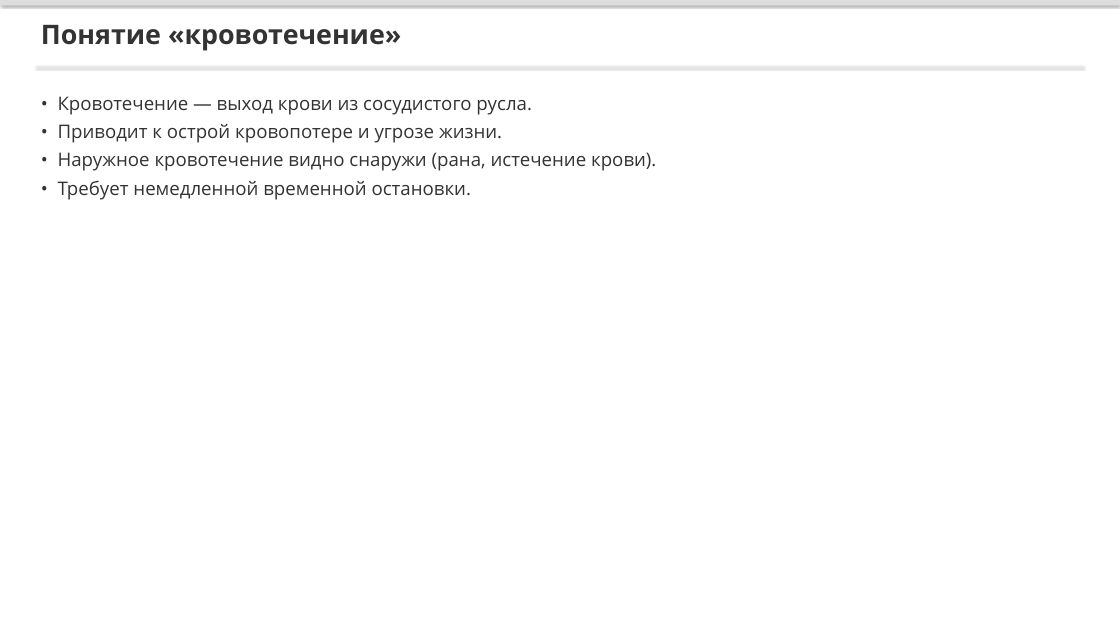
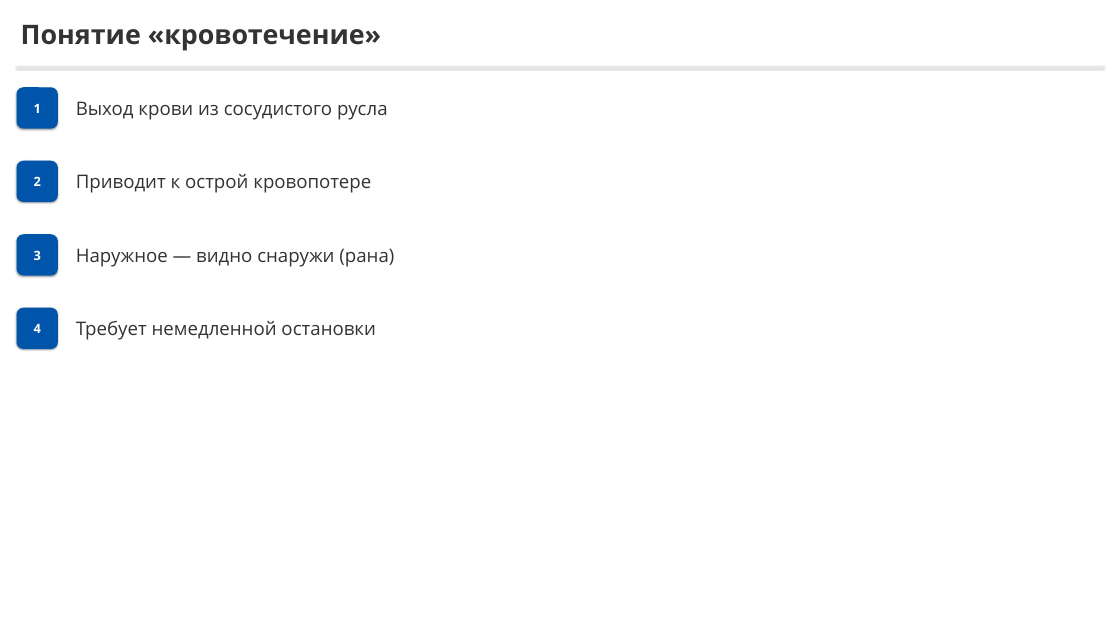
Before and after one commit to lysakalenushka-hash/-, a slide deck: slide 3 of tema2_bleeding/Кровотечение_и_обзорный_осмотр.pptx. Drawn at 1120x630 pixels with LibreOffice and Linux fonts; fonts in the diff are those of the drawing. Boxes give left, top, right and bottom in pixels: in the first picture for what was removed or moved away, otherwise in the second. Text is boxed around its words. In the diff, an @@ line names an element or a change of style, - is before the commit and + after.

```diff
--- a/tema2_bleeding/Кровотечение_и_обзорный_осмотр.pptx
+++ b/tema2_bleeding/Кровотечение_и_обзорный_осмотр.pptx
@@ rectangle removed at (0,0,1120,5) @@
@@ text "Понятие «кровотечение»": place and size @@
-text "Понятие «кровотечение»" at (41,25,401,51)
+text "Понятие «кровотечение»" at (21,25,381,51)
@@ rectangle: place and size @@
-rectangle at (37,67,1083,68)
+rectangle at (16,67,1103,68)
@@ rounded rectangle added at (16,87,58,129), fill #0055AA @@
@@ text added at (34,104,41,113), 22 pt, text #FFFFFF, bold @@
+1
@@ text removed at (58,96,656,200) @@
-• Кровотечение — выход крови из сосудистого русла.
-• Приводит к острой кровопотере и угрозе жизни.
-• Наружное кровотечение видно снаружи (рана, истечение крови).
-• Требует немедленной временной остановки.
@@ text added at (76,101,388,120), 32 pt, text #333333 @@
+Выход крови из сосудистого русла
@@ rounded rectangle added at (16,161,58,202), fill #0055AA @@
@@ text added at (34,176,41,186), 22 pt, text #FFFFFF, bold @@
+2
@@ text added at (76,174,371,193), 32 pt, text #333333 @@
+Приводит к острой кровопотере
@@ rounded rectangle added at (16,234,58,275), fill #0055AA @@
@@ text added at (34,250,41,260), 22 pt, text #FFFFFF, bold @@
+3
@@ text added at (76,248,394,267), 32 pt, text #333333 @@
+Наружное — видно снаружи (рана)
@@ rounded rectangle added at (16,308,58,349), fill #0055AA @@
@@ text added at (34,324,41,333), 22 pt, text #FFFFFF, bold @@
+4
@@ text added at (76,321,375,340), 32 pt, text #333333 @@
+Требует немедленной остановки
```
Also in this commit, not shown: 8 other slides changed, 1 slide added, 1 slide removed, 7 other files.
